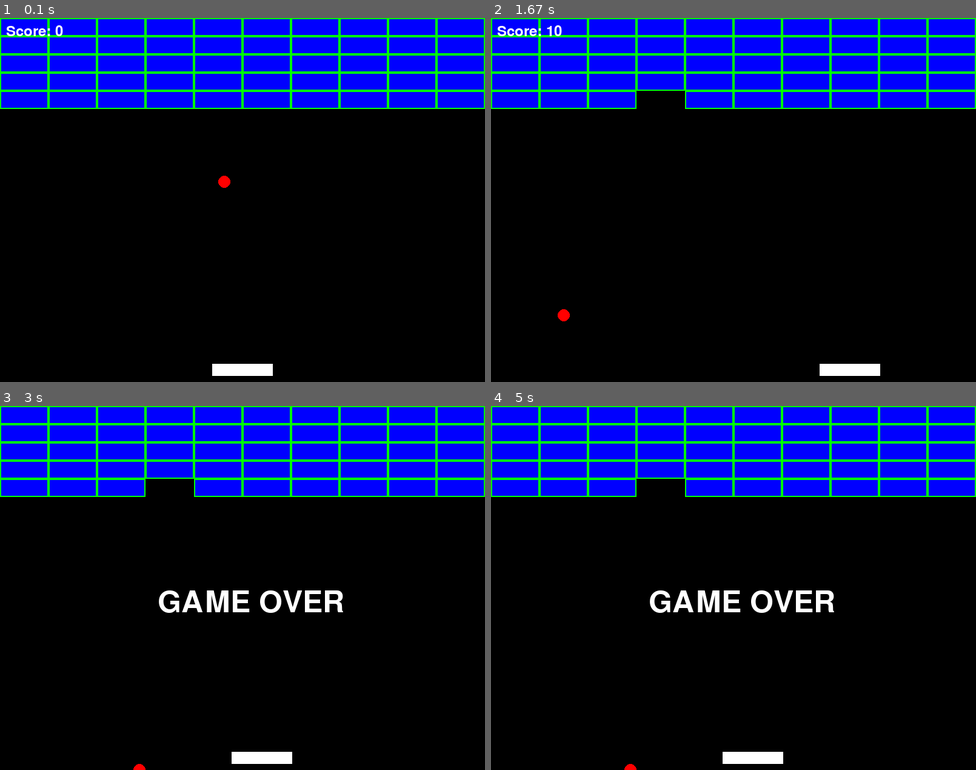
Above: before the commit, frames 1-4 (two rows, left to right).
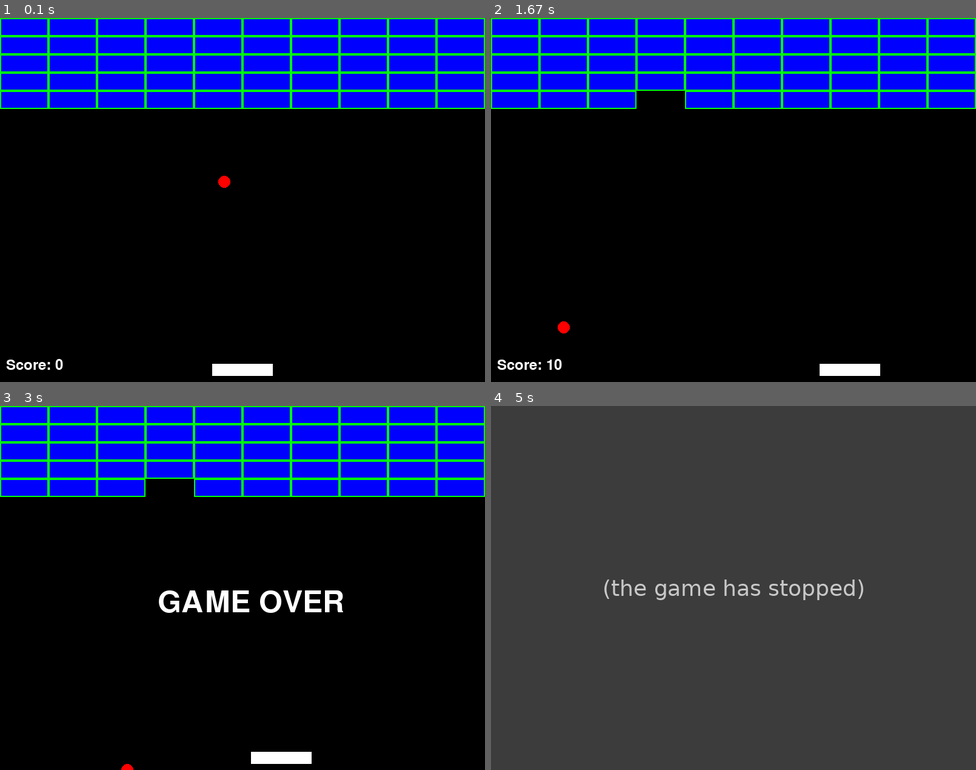
Above: after the commit, the same moments.

Repository: ItzBerkPower/Pygame-Brick-Breaker
Game: pygame game, started from main.py
Same seed, same stepped clock (60 frames per second), same inputs: the game is played once before the commit and once after it.
Inputs:
- Up to frame 1 (0.1 s): no input
- Up to frame 2 (1.67 s): hold Right 0.33-0.8 s; hold Right 0.83-1.3 s; hold Left from 1.33 s (still down)
- Up to frame 3 (3 s): release Left at 1.87 s; hold Left 1.9-2.3 s
- Up to frame 4 (5 s): no input

The runs differ from the first frame. In frame 1, 0.3% of the frame differs, in the area x 1-13%, y 2-97%; in frame 2, 0.5%; in frame 3, 0.3%; in frame 4, 100%, in the area x 0-100%, y 0-100%.
After the commit the program exited at 4.95 s; later frames show no game.

Commit message:
Fixed bug where ball sometimes glitched through blocks

Diff:
--- a/main.py
+++ b/main.py
@@ -139,9 +139,9 @@
         ball.speed_y *= -1
 
 
-    # Ball collision with bricks
+    # Ball collision with bricks (Any part of brick)
     for brick in active_bricks[:]:
-        if brick.rect.collidepoint(ball.x, ball.y):
+        if brick.rect.colliderect(pygame.Rect(ball.x - ball.radius, ball.y - ball.radius, ball.radius * 2, ball.radius * 2)):
             active_bricks.remove(brick)
             ball.speed_y *= -1
             score += 10 # Award 10 points per brick
@@ -178,7 +178,7 @@
     # Display the score
     font = pygame.font.SysFont(None, 36)
     score_text = font.render(f"Score: {score}", True, WHITE)
-    screen.blit(score_text, (10, 10))
+    screen.blit(score_text, (10, SCREEN_HEIGHT - 40))
 
     # Update display
     pygame.display.flip()
